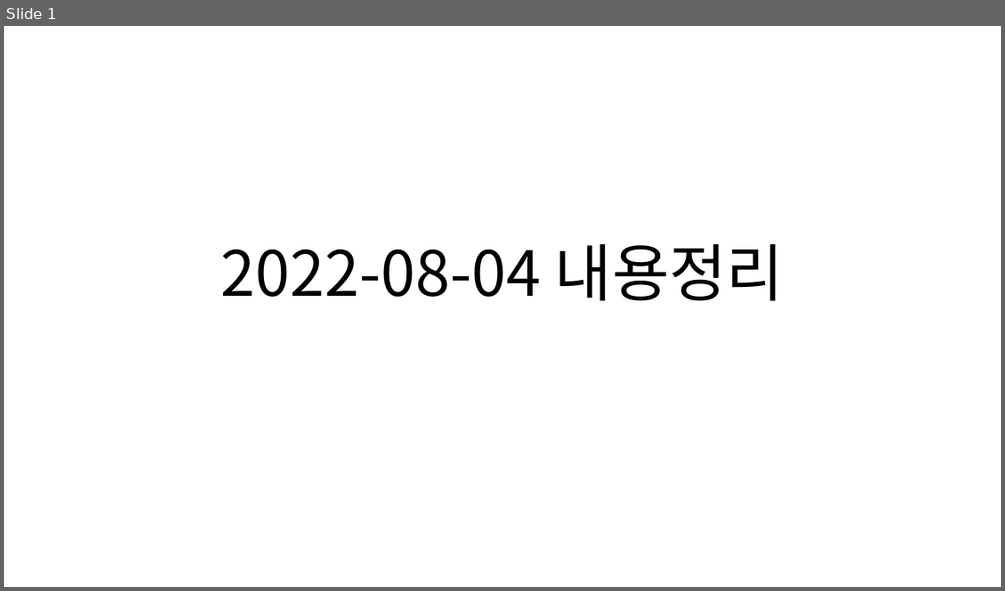
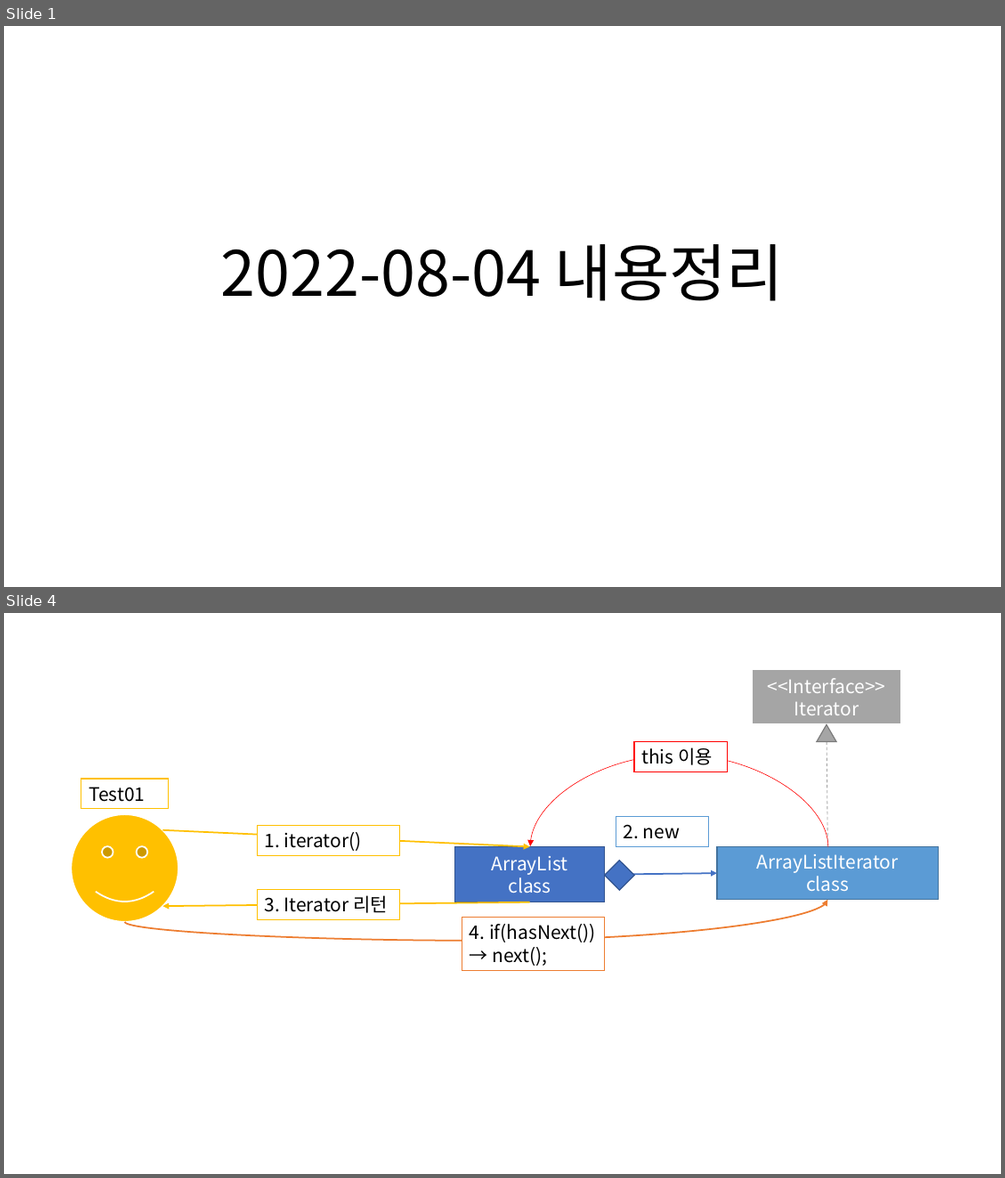
Before and after one commit to Dingadung/2022-study-workspace, a slide deck: study-note/자바/2022-08-05 내용정리 .pptx. Shown one above the other, each under a label of ours: slide 1 before the commit, slides 1 and 4 after it; the slides between them are not shown. The pictures are 1005x591 and 1005x1178 pixels, drawn with LibreOffice and Linux fonts; fonts in the diff are those of the drawing. Boxes give left, top, right and bottom in pixels: in the first picture for what was removed or moved away, otherwise in the second. Text is boxed around its words. In the diff, an @@ line names an element or a change of style, - is before the commit and + after.

Commit message:
Practice making Iterator step-3, make ArrayListIterator inner class

```diff
--- a/study-note/자바/2022-08-05 내용정리 .pptx
+++ b/study-note/자바/2022-08-05 내용정리 .pptx
@@ slide 4 added at (x1=4, y1=613, x2=1001, y2=1174), background #FFFFFF @@
@@ rectangle added at (x1=752, y1=669, x2=901, y2=724), fill #A5A5A5, outline #FFFFFF 1.5 pt, 18 pt, text #FFFFFF @@
+<<Interface>>
+Iterator
@@ rectangle added at (x1=634, y1=742, x2=727, y2=771), fill #FFFFFF, outline #FF0000 1 pt, 18 pt, text #000000 @@
+this 이용
@@ triangle added at (x1=817, y1=724, x2=836, y2=742), fill #A5A5A5, outline #7A7A7A 1 pt @@
@@ line added from (828, 846) to (826, 724), #A5A5A5 0.75 pt dashed @@
@@ curved arrow added from (828, 847) to (531, 846), #FF0000 0.5 pt @@
@@ rectangle added at (x1=81, y1=779, x2=168, y2=808), fill #FFFFFF, outline #FFC000 1 pt, 18 pt, text #000000 @@
+Test01
@@ smiley face added at (x1=72, y1=814, x2=179, y2=922), fill #FFC000, outline #FFFFFF 1.5 pt @@
@@ rectangle added at (x1=258, y1=826, x2=400, y2=855), fill #FFFFFF, outline #FFC000 1 pt, 18 pt, text #000000 @@
+1. iterator()
@@ rectangle added at (x1=616, y1=817, x2=709, y2=846), fill #FFFFFF, outline #5B9BD5 1 pt, 18 pt, text #000000 @@
+2. new
@@ arrow added from (162, 830) to (530, 846), #FFC000 1.5 pt @@
@@ rectangle added at (x1=455, y1=846, x2=605, y2=901), fill #4472C4, outline #325491 1 pt, 18 pt, text #FFFFFF @@
+ArrayList
+class
@@ rectangle added at (x1=718, y1=846, x2=938, y2=900), fill #5B9BD5, outline #43739E 1 pt, 18 pt, text #FFFFFF @@
+ArrayListIterator
+class
@@ arrow added from (605, 875) to (718, 873), #4472C4 1.5 pt @@
@@ diamond added at (x1=605, y1=860, x2=634, y2=890), fill #4472C4, outline #325491 1 pt @@
@@ curved arrow added from (124, 922) to (828, 900), #ED7D31 1.5 pt @@
@@ arrow added from (530, 902) to (162, 906), #FFC000 1.5 pt @@
@@ rectangle added at (x1=257, y1=890, x2=399, y2=919), fill #FFFFFF, outline #FFC000 1 pt, 18 pt, text #000000 @@
+3. Iterator 리턴
@@ rectangle added at (x1=462, y1=917, x2=606, y2=971), fill #FFFFFF, outline #ED7D31 1 pt, 18 pt, text #000000 @@
+4. if(hasNext())
+→ next();
```
Also in this commit, not shown: 3 other slides added, 3 slides removed, 7 other files.
